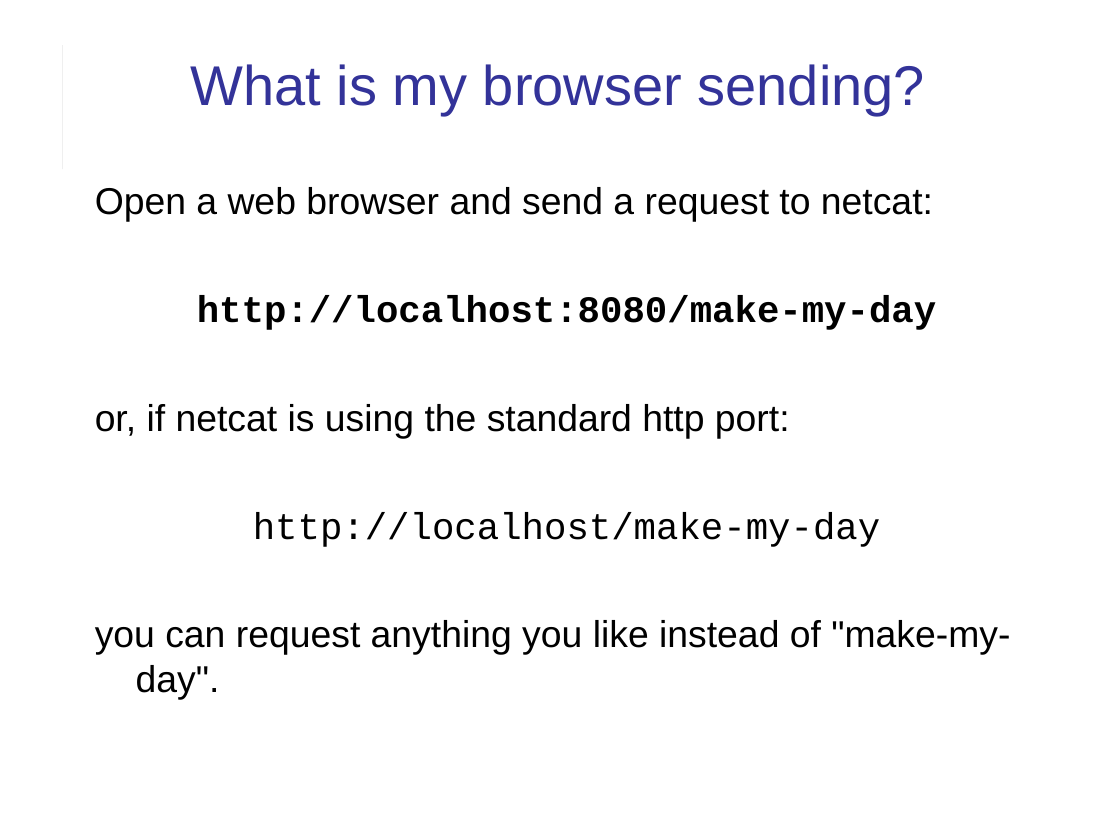
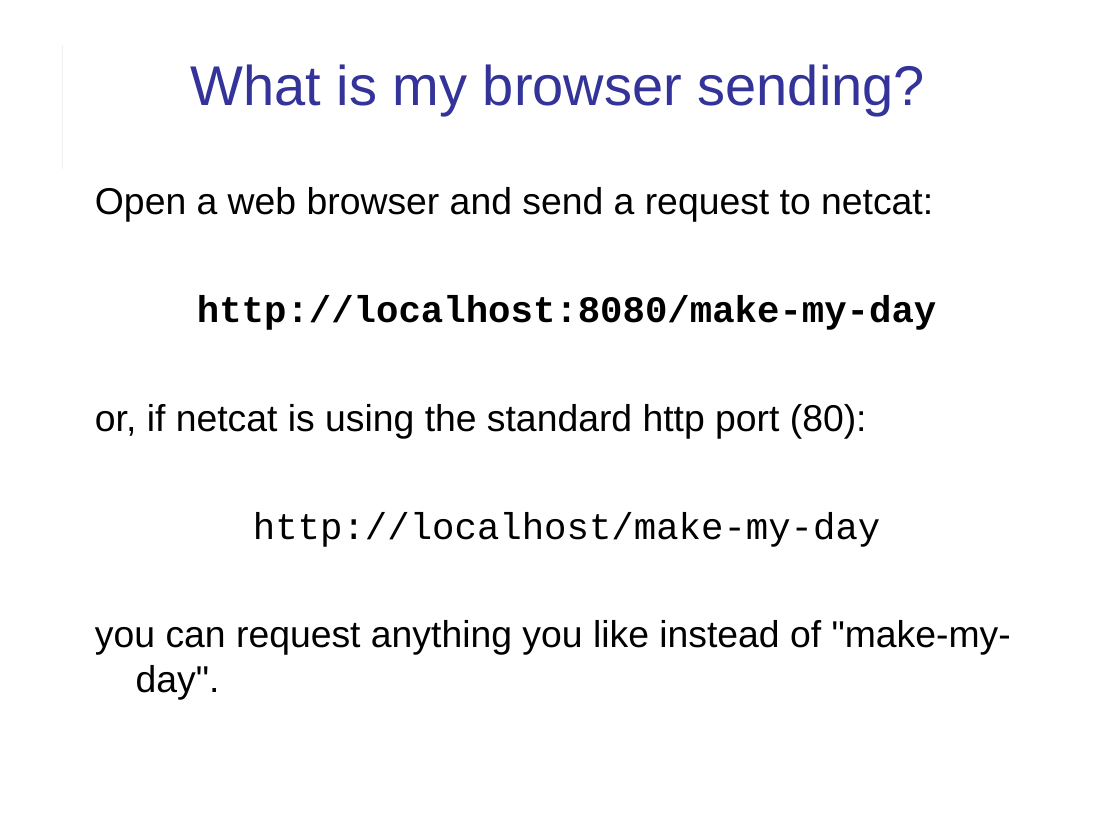
Before and after one commit to cpske/ISP, a slide deck: slide 5 of web/HTTP-in-Action.ppt. Drawn at 1120x840 pixels with LibreOffice and Linux fonts; fonts in the diff are those of the drawing. Boxes give left, top, right and bottom in pixels: in the first picture for what was removed or moved away, otherwise in the second. Text is boxed around its words. In the diff, an @@ line names an element or a change of style, - is before the commit and + after.

Commit message:
fix typos in slides

```diff
--- a/web/HTTP-in-Action.ppt
+++ b/web/HTTP-in-Action.ppt
@@ text at <box>95,404,867,438</box>: text changed @@
-or, if netcat is using the standard http port:
+or, if netcat is using the standard http port (80):
```
Also in this commit, not shown: 11 other slides changed, 1 other file.
